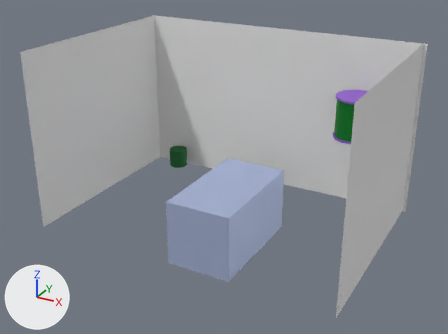
One commit to the glTF model assets/map/room_1.glb: the scene before it, then after it.
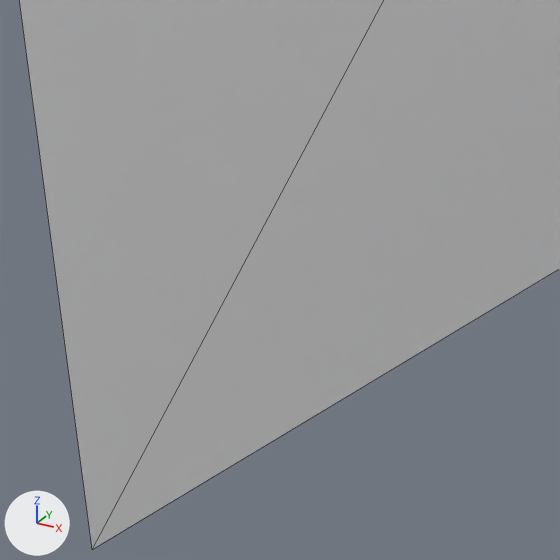
The first picture shows the older version from a 50 mm lens placed at (3.95, -8.81, 4.43), pointed at (-0.01, -1.6, 0.83). The close-ups show the older and then the newer version on the part from 8% to 20% of the width and 51% to 68% of the height of that picture. Only the edits that show in the close-ups are written down. Every picture has the same lights, and +X, +Y and +Z are marked at lower left. The close-ups show mesh edges as thin lines. Objects named as collision shapes, trigger or cutter boxes, shadow casters or lower levels of detail are left out. Where no turn or scale is listed for an object, it has been applied to the vertices.

Before the edit, the objects in view are built like this:
```python
me_plane_003 = bpy.data.meshes.new('Plane.003')
me_plane_003.from_pydata([(0.0, -1.55, -1.3), (0.0, 1.55, -1.3), (0.0, -1.55, 1.3), (0.0, 1.55, 1.3)], [], [(0, 1, 3), (0, 3, 2)])
ob_left = bpy.data.objects.new('left', me_plane_003)
ob_left.location = (-2.25, -1.5, 1.25)
```
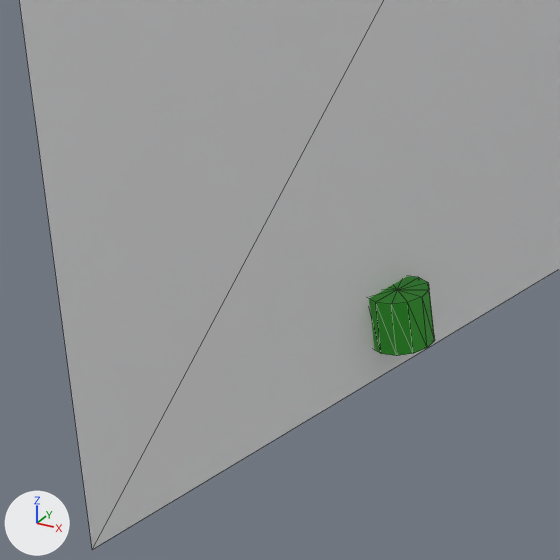
Diff of the bpy script that builds the scene:
```diff
--- a/assets/map/room_1.glb.py
+++ b/assets/map/room_1.glb.py
@@ mat_material_027 @@
+mat_material_027 = principled_material('Material.027')
+mat_material_027.base_color = (0.0241, 0.366, 0.0151)  # green #2ba321
@@ me_cylinder_026 @@
+me_cylinder_026.from_pydata(...)  # a 12-sided cylinder along z spanning x -0.05..0.05, y -0.05..0.05, z -0.045..0.045
+me_cylinder_026.materials.append(mat_material_027)  # green #2ba321
@@ ob_seaweed_002 @@
+ob_seaweed_002 = bpy.data.objects.new('seaweed.002', me_cylinder_026)
+ob_seaweed_002.location = (-2.232, -2.377, 0.045)
```

Pixel boxes [x1, y1, x2, y2] of what changed, in the close-ups (560 x 560 px):
'seaweed.002', added (green): after [369, 276, 435, 356]
